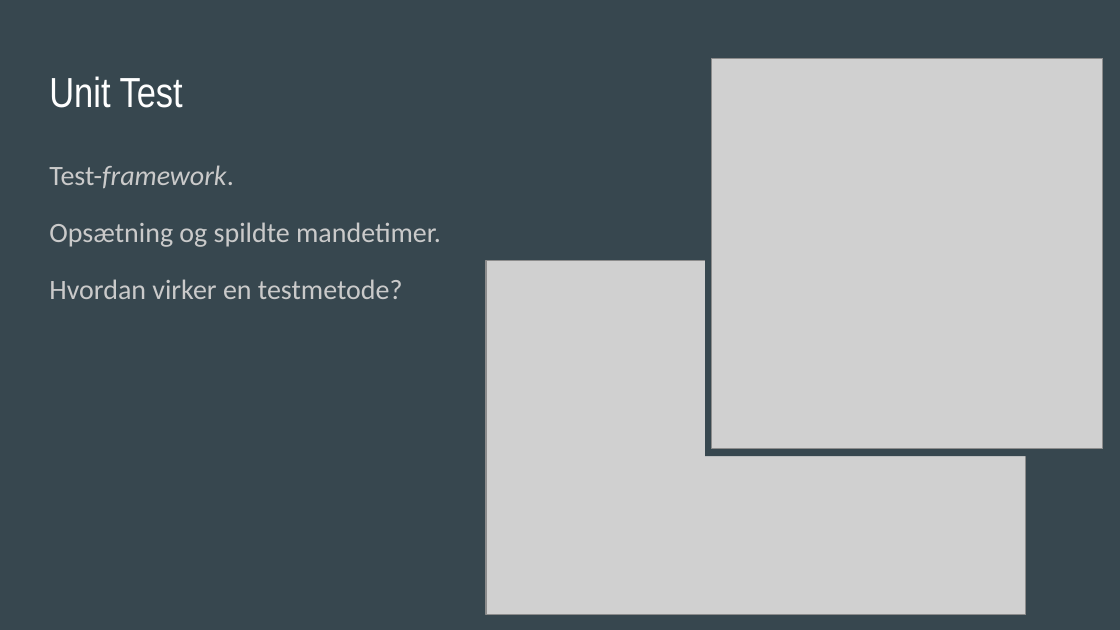
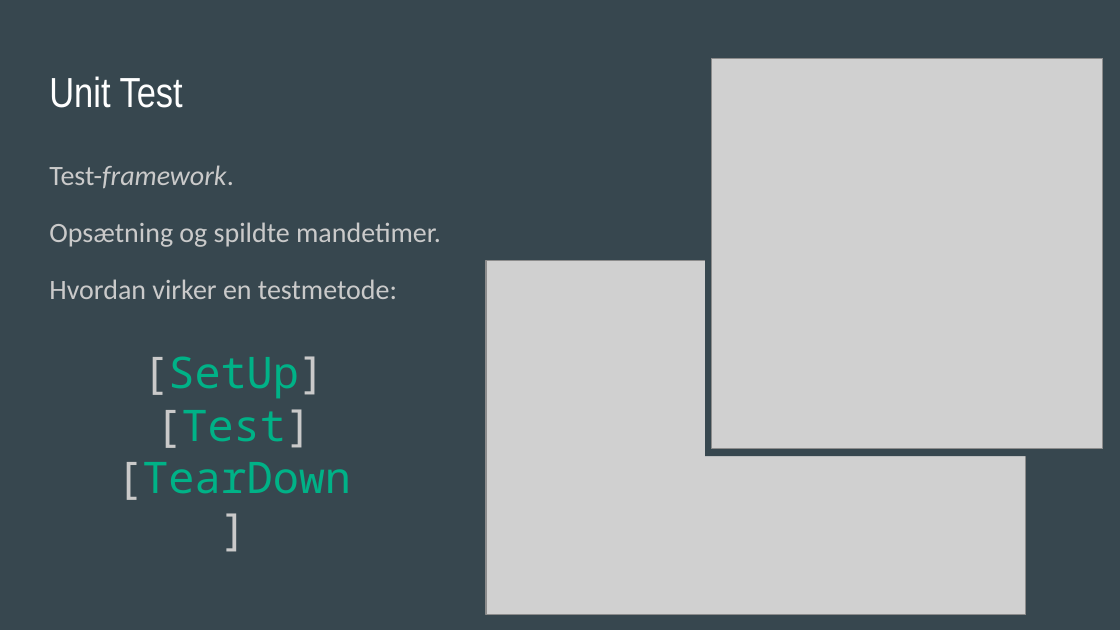
Before and after one commit to SpecAcad-Jakob/week-5, a slide deck: slide 3 of Week 5 — Testing — Presentation.pptx. Drawn at 1120x630 pixels with LibreOffice and Linux fonts; fonts in the diff are those of the drawing; grey boxes stand for pictures. Boxes give left, top, right and bottom in pixels: in the first picture for what was removed or moved away, otherwise in the second. Text is boxed around its words. In the diff, an @@ line names an element or a change of style, - is before the commit and + after.

```diff
--- a/Week 5 — Testing — Presentation.pptx
+++ b/Week 5 — Testing — Presentation.pptx
@@ text at bbox=[49, 279, 397, 299]: text changed @@
-Hvordan virker en testmetode?
+Hvordan virker en testmetode:
@@ text added at bbox=[116, 356, 351, 500], 28 pt, text #00B287 @@
+[SetUp] [Test]
+[TearDown]
```
Also in this commit, not shown: 1 other slide changed.
